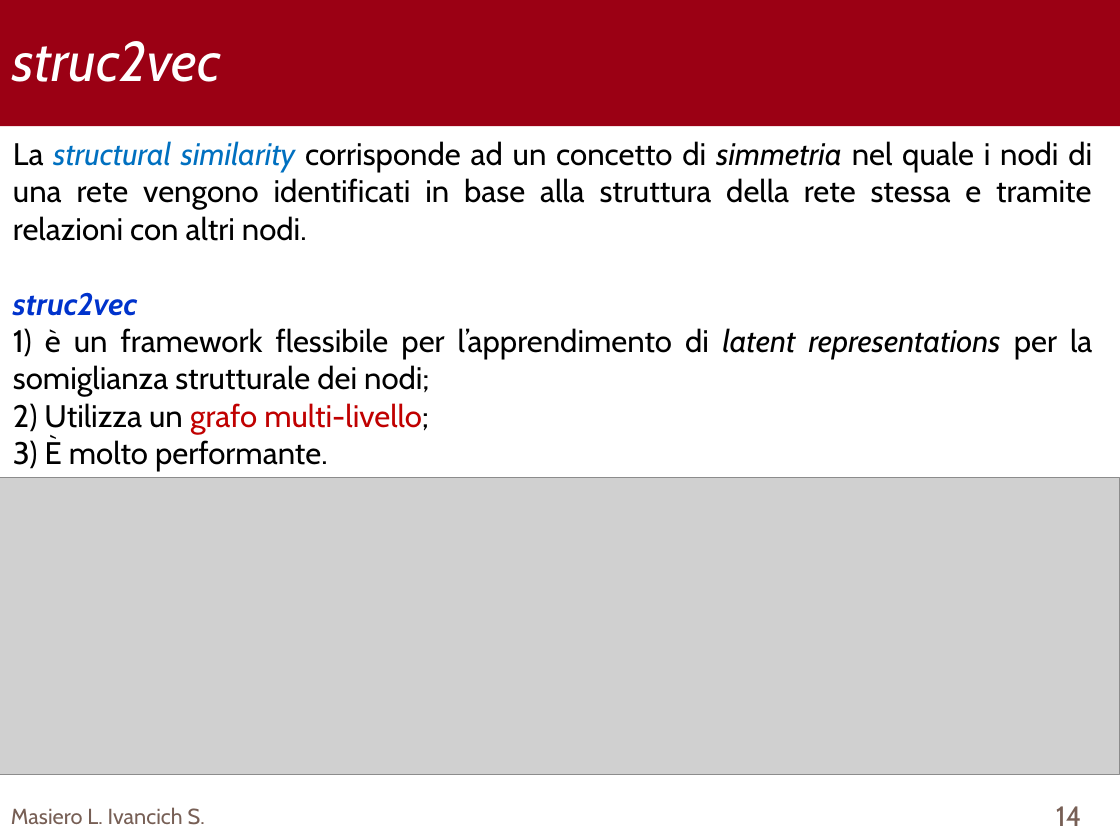
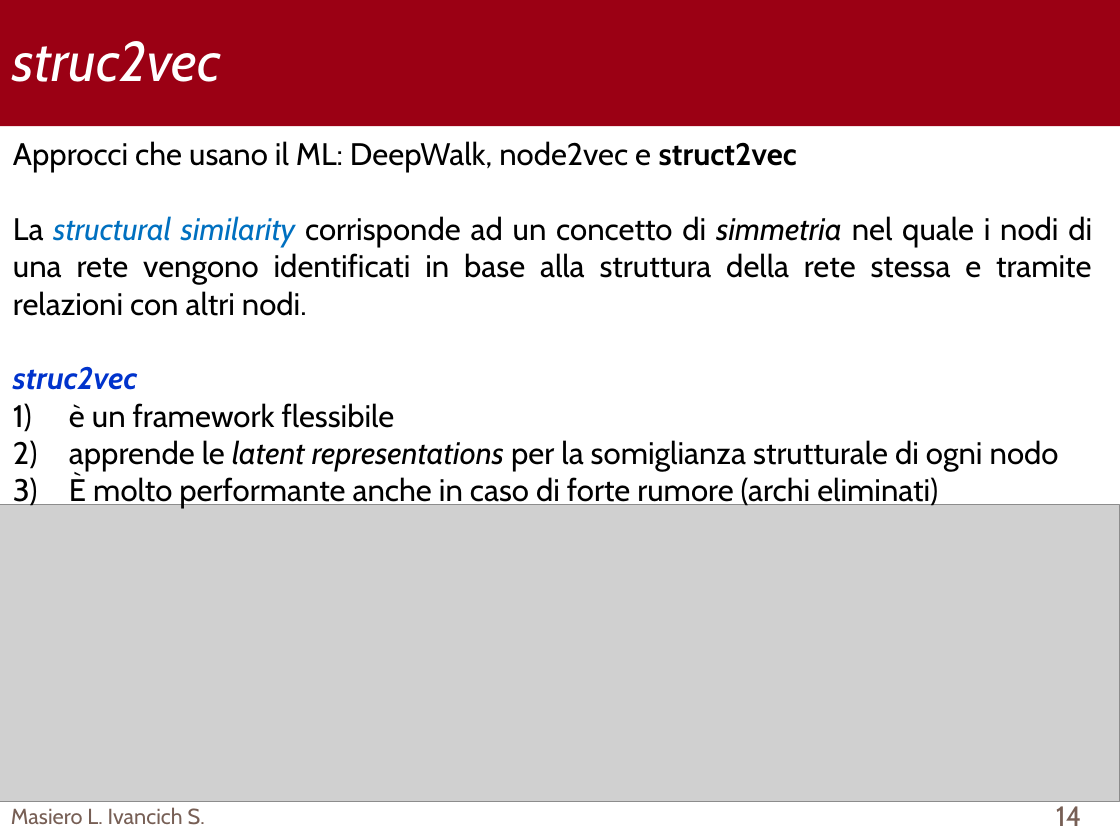
Before and after one commit to TyllanDrake/NetworkAlignment, a slide deck: slide 14 of Presentation/Presentation.pptx. Drawn at 1120x840 pixels with LibreOffice and Linux fonts; fonts in the diff are those of the drawing; grey boxes stand for pictures; background and template pictures are left out. Boxes give left, top, right and bottom in pixels: in the first picture for what was removed or moved away, otherwise in the second. Text is boxed around its words. In the diff, an @@ line names an element or a change of style, - is before the commit and + after.

```diff
--- a/Presentation/Presentation.pptx
+++ b/Presentation/Presentation.pptx
@@ text at [13,141,797,173]: paragraph added @@
+Approcci che usano il ML: DeepWalk, node2vec e struct2vec
@@ text at [69,403,1059,509]: text changed @@
-1) è un framework flessibile per l’apprendimento di latent representations per la somiglianza strutturale dei nodi;
-2) Utilizza un grafo multi-livello;
-3) È molto performante.
+1) è un framework flessibile
+2) apprende le latent representations per la somiglianza strutturale di ogni nodo
+3) È molto performante anche in caso di forte rumore (archi eliminati)
@@ picture: place and size @@
-picture at [0,477,1120,774]
+picture at [0,505,1120,802]
```
Also in this commit, not shown: 2 other slides changed, 3 other files.
